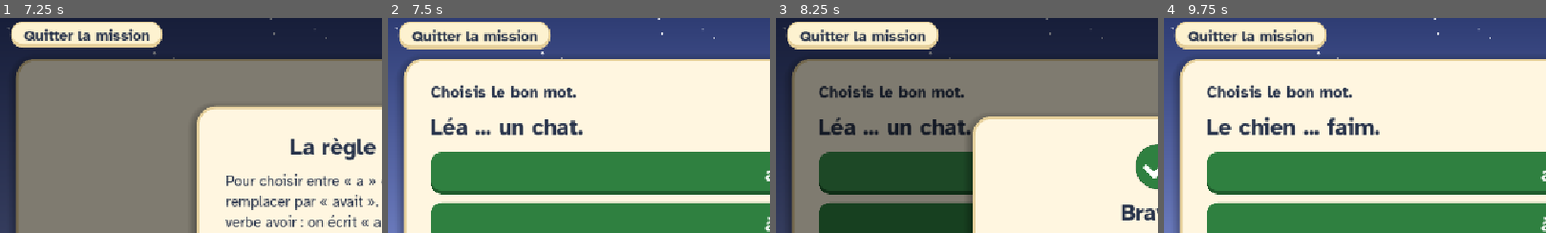
Above: before the commit, frames 1-4 (left to right).
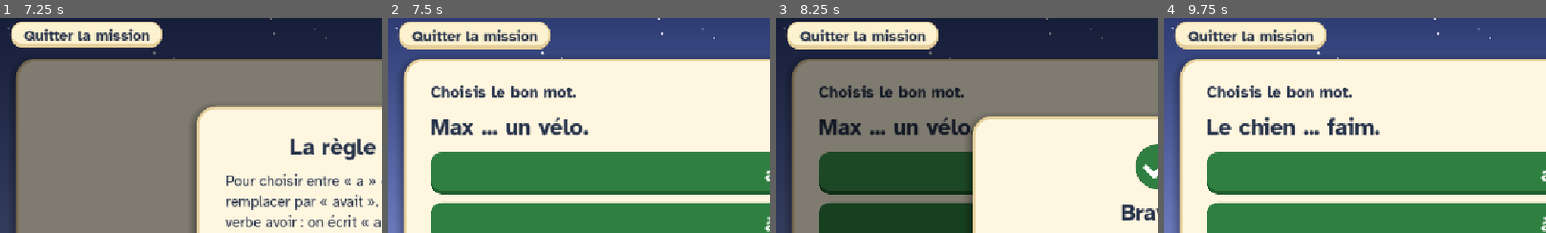
Above: after the commit, the same moments.

Repository: deunix-educ/aventuriers-des-mots
Game: Godot game, scene res://scenes/boot/boot.tscn
Same seed, same stepped clock (60 frames per second), same inputs: the game is played once before the commit and once after it.
Inputs (mouse positions are % of the whole screen's width and height, from its top left):
- Up to frame 1 (7.25 s): click "Nouveau profil" at 0.5 s; click (50, 39) at 1.27 s; type "Alex" at 1.35 s; click "CE1" at 2 s; click "CE2" at 2.75 s; click "Commencer l'aventure" at 3.5 s; click (11, 21) at 4.25 s; click "Retour à la carte" at 5 s; click (11, 21) at 5.75 s; click "Commencer la mission" at 6.5 s
- Up to frame 2 (7.5 s): click "C'est parti !" at 7.25 s
- Up to frame 3 (8.25 s): click "a" at 8 s
- Up to frame 4 (9.75 s): click "à" at 8.75 s; click "Continuer" at 9.5 s
The pictures show only the part of the screen within x 0-50%, y 0-50%; the shares and areas given below are measured in that part.

Frame 1 is identical in both runs. In frame 2, 1.5% of the frame differs, in the area x 12-53%, y 45-55%; in frame 3, 1.3%; in frame 4, nothing differs.

Commit message:
Fix export on fresh clone (make import), add elision and duplicate-sentence guards, replace 14 duplicate sentences (0.5.3)
Co-Authored-By: Claude Sonnet 5.5 <noreply@anthropic.com>

Diff:
--- a/data/exercises/ce1/ce1_accord_determinant_correction_04.json
+++ b/data/exercises/ce1/ce1_accord_determinant_correction_04.json
@@ -14,13 +14,28 @@
       "expected": "Les",
       "rule_id": "regle_accord_determinant"
     },
-    { "text": "petites", "correct": true },
-    { "text": "fleurs", "correct": true },
-    { "text": "sont", "correct": true },
-    { "text": "jolies.", "correct": true }
+    {
+      "text": "grandes",
+      "correct": true
+    },
+    {
+      "text": "maisons",
+      "correct": true
+    },
+    {
+      "text": "sont",
+      "correct": true
+    },
+    {
+      "text": "anciennes.",
+      "correct": true
+    }
   ],
   "hint": "Cherche le nom auquel le déterminant se rapporte, même si un autre mot s'intercale.",
-  "explanation": "Le déterminant se rapporte à « fleurs », qui est féminin pluriel, même si l'adjectif « petites » s'intercale : il faut écrire « Les ».",
-  "review_tags": ["pluriel", "accord_determinant"],
+  "explanation": "Le déterminant se rapporte à « maisons », qui est féminin pluriel, même si l'adjectif « grandes » s'intercale : il faut écrire « Les ».",
+  "review_tags": [
+    "pluriel",
+    "accord_determinant"
+  ],
   "review_status": "draft"
 }
--- a/data/exercises/ce1/ce1_accord_determinant_qcm_01.json
+++ b/data/exercises/ce1/ce1_accord_determinant_qcm_01.json
@@ -7,11 +7,17 @@
   "difficulty": 1,
   "type": "multiple_choice",
   "instruction": "Choisis le bon déterminant.",
-  "question": "... chat dort.",
-  "answers": ["Le", "La"],
+  "question": "... lapin dort.",
+  "answers": [
+    "Le",
+    "La"
+  ],
   "correct_answer": 0,
-  "hint": "Le nom « chat » est masculin.",
-  "explanation": "« Chat » est un nom masculin : il faut le déterminant masculin « Le ».",
-  "review_tags": ["genre", "accord_determinant"],
+  "hint": "Le nom « lapin » est masculin.",
+  "explanation": "« Lapin » est un nom masculin : il faut le déterminant masculin « Le ».",
+  "review_tags": [
+    "genre",
+    "accord_determinant"
+  ],
   "review_status": "draft"
 }
--- a/data/exercises/ce1/ce1_accord_determinant_qcm_03.json
+++ b/data/exercises/ce1/ce1_accord_determinant_qcm_03.json
@@ -7,11 +7,17 @@
   "difficulty": 1,
   "type": "multiple_choice",
   "instruction": "Choisis le bon déterminant.",
-  "question": "... chats dorment.",
-  "answers": ["Le", "Les"],
+  "question": "... oiseaux chantent.",
+  "answers": [
+    "Le",
+    "Les"
+  ],
   "correct_answer": 1,
-  "hint": "Le nom « chats » est au pluriel.",
-  "explanation": "« Chats » est au pluriel : il faut le déterminant pluriel « Les ».",
-  "review_tags": ["pluriel", "accord_determinant"],
+  "hint": "Le nom « oiseaux » est au pluriel.",
+  "explanation": "« Oiseaux » est au pluriel : il faut le déterminant pluriel « Les ».",
+  "review_tags": [
+    "pluriel",
+    "accord_determinant"
+  ],
   "review_status": "draft"
 }
--- a/data/exercises/ce1/ce1_pluriel_nom_qcm_01.json
+++ b/data/exercises/ce1/ce1_pluriel_nom_qcm_01.json
@@ -7,11 +7,17 @@
   "difficulty": 1,
   "type": "multiple_choice",
   "instruction": "Choisis le bon mot.",
-  "question": "Les ... jouent dans le jardin.",
-  "answers": ["chat", "chats"],
+  "question": "Les ... courent dans la cour.",
+  "answers": [
+    "enfant",
+    "enfants"
+  ],
   "correct_answer": 1,
-  "hint": "Le déterminant « les » indique plusieurs chats.",
-  "explanation": "Pour former le pluriel d'un nom, on ajoute un -s à la fin : « chats ».",
-  "review_tags": ["pluriel", "pluriel_nom"],
+  "hint": "Le déterminant « les » indique plusieurs enfants.",
+  "explanation": "Pour former le pluriel d'un nom, on ajoute un -s à la fin : « enfants ».",
+  "review_tags": [
+    "pluriel",
+    "pluriel_nom"
+  ],
   "review_status": "draft"
 }
--- a/data/exercises/ce1/ce1_pluriel_nom_qcm_05.json
+++ b/data/exercises/ce1/ce1_pluriel_nom_qcm_05.json
@@ -7,11 +7,16 @@
   "difficulty": 2,
   "type": "multiple_choice",
   "instruction": "Choisis le bon mot.",
-  "question": "Le ... est sur la table.",
-  "answers": ["cahier", "cahiers"],
+  "question": "Le ... est dans le sac.",
+  "answers": [
+    "livre",
+    "livres"
+  ],
   "correct_answer": 0,
-  "hint": "Le déterminant « le » indique un seul cahier.",
-  "explanation": "« Le » indique un seul objet : le nom reste au singulier, sans -s : « cahier ».",
-  "review_tags": ["pluriel_nom"],
+  "hint": "Le déterminant « le » indique un seul livre.",
+  "explanation": "« Le » indique un seul objet : le nom reste au singulier, sans -s : « livre ».",
+  "review_tags": [
+    "pluriel_nom"
+  ],
   "review_status": "draft"
 }
--- a/data/exercises/ce1/ce1_pluriel_nom_qcm_08.json
+++ b/data/exercises/ce1/ce1_pluriel_nom_qcm_08.json
@@ -7,11 +7,17 @@
   "difficulty": 3,
   "type": "multiple_choice",
   "instruction": "Choisis le bon mot.",
-  "question": "Les jolies ... sentent bon.",
-  "answers": ["fleur", "fleurs"],
+  "question": "Les belles ... brillent dans le ciel.",
+  "answers": [
+    "étoile",
+    "étoiles"
+  ],
   "correct_answer": 1,
   "hint": "Cherche le déterminant, même si un autre mot s'intercale avant le nom.",
-  "explanation": "« Les » indique le pluriel, même si l'adjectif « jolies » s'intercale avant le nom : il faut écrire « fleurs ».",
-  "review_tags": ["pluriel", "pluriel_nom"],
+  "explanation": "« Les » indique le pluriel, même si l'adjectif « belles » s'intercale avant le nom : il faut écrire « étoiles ».",
+  "review_tags": [
+    "pluriel",
+    "pluriel_nom"
+  ],
   "review_status": "draft"
 }
--- a/data/exercises/ce2/ce2_a_a_correction_02.json
+++ b/data/exercises/ce2/ce2_a_a_correction_02.json
@@ -9,11 +9,11 @@
   "instruction": "Touche le mot qui contient une erreur, puis corrige-le.",
   "tokens": [
     {
-      "text": "Nous",
+      "text": "Ils",
       "correct": true
     },
     {
-      "text": "allons",
+      "text": "vont",
       "correct": true
     },
     {
@@ -23,11 +23,7 @@
       "rule_id": "regle_homophone_a_a"
     },
     {
-      "text": "la",
-      "correct": true
-    },
-    {
-      "text": "piscine.",
+      "text": "l'école.",
       "correct": true
     }
   ],
--- a/data/exercises/ce2/ce2_a_a_qcm_01.json
+++ b/data/exercises/ce2/ce2_a_a_qcm_01.json
@@ -7,7 +7,7 @@
   "difficulty": 1,
   "type": "multiple_choice",
   "instruction": "Choisis le bon mot.",
-  "question": "Léa ... un chat.",
+  "question": "Max ... un vélo.",
   "answers": [
     "a",
     "à"
--- a/data/exercises/ce2/ce2_et_est_correction_02.json
+++ b/data/exercises/ce2/ce2_et_est_correction_02.json
@@ -9,7 +9,7 @@
   "instruction": "Touche le mot qui contient une erreur, puis corrige-le.",
   "tokens": [
     {
-      "text": "Paul",
+      "text": "Sarah",
       "correct": true
     },
     {
@@ -19,11 +19,11 @@
       "rule_id": "regle_homophone_et_est"
     },
     {
-      "text": "Marie",
+      "text": "Tom",
       "correct": true
     },
     {
-      "text": "jouent",
+      "text": "dessinent",
       "correct": true
     },
     {
--- a/data/exercises/ce2/ce2_et_est_qcm_01.json
+++ b/data/exercises/ce2/ce2_et_est_qcm_01.json
@@ -7,7 +7,7 @@
   "difficulty": 1,
   "type": "multiple_choice",
   "instruction": "Choisis le bon mot.",
-  "question": "Le chat ... noir.",
+  "question": "Le ciel ... bleu.",
   "answers": [
     "et",
     "est"
--- a/data/exercises/ce2/ce2_on_ont_qcm_01.json
+++ b/data/exercises/ce2/ce2_on_ont_qcm_01.json
@@ -7,7 +7,7 @@
   "difficulty": 1,
   "type": "multiple_choice",
   "instruction": "Choisis le bon mot.",
-  "question": "... joue dehors.",
+  "question": "... chante une chanson.",
   "answers": [
     "On",
     "Ont"
--- a/data/exercises/ce2/ce2_on_ont_qcm_02.json
+++ b/data/exercises/ce2/ce2_on_ont_qcm_02.json
@@ -7,7 +7,7 @@
   "difficulty": 1,
   "type": "multiple_choice",
   "instruction": "Choisis le bon mot.",
-  "question": "Les enfants ... faim.",
+  "question": "Les oiseaux ... froid.",
   "answers": [
     "on",
     "ont"
--- a/data/exercises/ce2/ce2_son_sont_qcm_01.json
+++ b/data/exercises/ce2/ce2_son_sont_qcm_01.json
@@ -7,7 +7,7 @@
   "difficulty": 1,
   "type": "multiple_choice",
   "instruction": "Choisis le bon mot.",
-  "question": "Les chats ... gentils.",
+  "question": "Les élèves ... contents.",
   "answers": [
     "son",
     "sont"
--- a/data/exercises/ce2/ce2_son_sont_qcm_04.json
+++ b/data/exercises/ce2/ce2_son_sont_qcm_04.json
@@ -7,7 +7,7 @@
   "difficulty": 1,
   "type": "multiple_choice",
   "instruction": "Choisis le bon mot.",
-  "question": "Paul range ... cartable.",
+  "question": "Julie ouvre ... cahier.",
   "answers": [
     "son",
     "sont"
--- a/project.godot
+++ b/project.godot
@@ -11,7 +11,7 @@
 [application]
 
 config/name="Les Aventuriers des mots"
-config/version="0.5.2"
+config/version="0.5.3"
 run/main_scene="res://scenes/boot/boot.tscn"
 config/features=PackedStringArray("4.6", "Forward Plus")
 config/icon="res://icon.svg"
--- /dev/null
+++ b/tests/data/test_elision.gd
@@ -0,0 +1,110 @@
+extends GutTest
+## Garde-fou orthographique sur tous les textes du jeu : « le arbre » doit
+## s'ecrire « l'arbre ». Parcourt tous les JSON de data/ (chaines et listes de
+## mots consecutifs) a la recherche d'une elision manquante. Les mots a « h »
+## aspire et quelques exceptions legitimes sont listes ci-dessous.
+
+const DATA_DIR := "res://data"
+## Mots a « h » aspire ou vocalique sans elision : « le hibou », « le onze ».
+const NO_ELISION_WORDS: Array[String] = [
+    "hibou",
+    "haie",
+    "haies",
+    "héros",
+    "hérisson",
+    "hamac",
+    "hanche",
+    "hangar",
+    "haricot",
+    "haricots",
+    "hasard",
+    "hache",
+    "hauteur",
+    "haut",
+    "haute",
+    "hautes",
+    "hauts",
+    "hall",
+    "hameau",
+    "harpe",
+    "hâte",
+    "hérissons",
+    "hurlement",
+    "huit",
+    "onze",
+    "oui",
+    "ouistiti",
+    "yaourt",
+    "yeux",
+    "ukulélé",
+]
+
+## (*UCP) : \\w couvre les lettres accentuees. Motif : mot d'elision, espaces,
+## puis mot a voyelle ou « h » initial ; l'assertion arriere ecarte « écris-la en ».
+const PATTERN := (
+    "(*UCP)(?<![-\\w'’])(?i)(le|la|de|que|ne|se|me|te|je|ce)\\s+"
+    + "([aeiouâàäéèêëîïôöûùüœh][\\wàâäéèêëîïôöûùüçœ]*)"
+)
+
+var _regex := RegEx.new()
+var _problems: Array[String] = []
+
+
+func before_all() -> void:
+    _regex.compile(PATTERN)
+
+
+func test_no_missing_elision_in_game_texts() -> void:
+    _scan_dir(DATA_DIR)
+    assert_eq(_problems.size(), 0, "Elisions manquantes : %s" % "\n".join(_problems))
+
+
+func test_detector_catches_a_missing_elision() -> void:
+    _problems.clear()
+    _check_text("le arbre est grand", "exemple")
+    assert_eq(_problems.size(), 1)
+    _problems.clear()
+    _check_text("Le hibou dort. Écris-la en entier. Le onze.", "exemple")
+    assert_eq(_problems.size(), 0)
+
+
+func _scan_dir(path: String) -> void:
+    var dir := DirAccess.open(path)
+    if dir == null:
+        return
+    for sub in dir.get_directories():
+        if sub != "schemas":
+            _scan_dir(path.path_join(sub))
+    for file_name in dir.get_files():
+        if file_name.ends_with(".json"):
+            _scan_file(path.path_join(file_name))
+
+
+func _scan_file(path: String) -> void:
+    var file := FileAccess.open(path, FileAccess.READ)
+    var parsed: Variant = JSON.parse_string(file.get_as_text())
+    _scan_value(parsed, path)
+
+
+func _scan_value(value: Variant, where: String) -> void:
+    if typeof(value) == TYPE_STRING:
+        _check_text(value, where)
+    elif typeof(value) == TYPE_DICTIONARY:
+        for key: Variant in value:
+            _scan_value(value[key], where)
+    elif typeof(value) == TYPE_ARRAY:
+        var items: Array = value
+        # Mots consecutifs d'une phrase decoupee en jetons.
+        for i in range(items.size() - 1):
+            if typeof(items[i]) == TYPE_STRING and typeof(items[i + 1]) == TYPE_STRING:
+                _check_text("%s %s" % [items[i], items[i + 1]], where)
+        for item: Variant in items:
+            _scan_value(item, where)
+
+
+func _check_text(text: String, where: String) -> void:
+    for match in _regex.search_all(text):
+        var next_word := match.get_string(2).to_lower()
+        if NO_ELISION_WORDS.has(next_word):
+            continue
+        _problems.append("%s : « %s »" % [where, match.get_string(0)])
--- /dev/null
+++ b/tests/data/test_no_duplicate_sentences.gd
@@ -0,0 +1,77 @@
+extends GutTest
+## Aucune phrase ne doit apparaitre deux fois dans le jeu (exercices et
+## dictees confondus) : un meme enonce revu dans deux missions est une
+## redite, pas un nouvel exercice. La phrase est reconstituee en version
+## correcte (blanc rempli, mot fautif corrige) puis comparee sans casse ni
+## ponctuation.
+
+const EXERCISES_DIR := "res://data/exercises"
+const DICTATIONS_DIR := "res://data/dictations"
+
+
+func test_no_sentence_is_used_twice() -> void:
+    var seen: Dictionary = {}
+    var duplicates: Array[String] = []
+    for entry in _collect_sentences():
+        var key := _normalize(entry["sentence"])
+        if seen.has(key):
+            duplicates.append("« %s » : %s et %s" % [entry["sentence"], seen[key], entry["id"]])
+        else:
+            seen[key] = entry["id"]
+    assert_eq(duplicates.size(), 0, "Phrases en double :\n%s" % "\n".join(duplicates))
+    assert_gt(seen.size(), 100, "le test doit avoir vu les phrases du jeu")
+
+
+func _collect_sentences() -> Array[Dictionary]:
+    var sentences: Array[Dictionary] = []
+    for path in _json_files(EXERCISES_DIR):
+        var data := _read(path)
+        var sentence := ""
+        if data.get("type", "") == "multiple_choice":
+            var answers: Array = data["answers"]
+            sentence = str(data["question"]).replace(
+                "...", str(answers[int(data["correct_answer"])])
+            )
+        elif data.get("type", "") == "sentence_correction":
+            var words: Array[String] = []
+            for token: Dictionary in data["tokens"]:
+                words.append(token["text"] if token["correct"] else token["expected"])
+            sentence = " ".join(words)
+        if not sentence.is_empty():
+            sentences.append({"id": data["id"], "sentence": sentence})
+    for path in _json_files(DICTATIONS_DIR):
+        var data := _read(path)
+        sentences.append({"id": data["id"], "sentence": data["target_text"]})
+    return sentences
+
+
+func _normalize(sentence: String) -> String:
+    var cleaned := ""
+    for character in sentence.to_lower():
+        if character.is_valid_int() or character == "'" or character == " ":
+            cleaned += character
+        elif character.to_upper() != character or "éèêàâîïôûùçœ".contains(character):
+            cleaned += character
+        else:
+            cleaned += " "
+    var parts := cleaned.split(" ", false)
+    return " ".join(parts)
+
+
+func _json_files(path: String) -> Array[String]:
+    var found: Array[String] = []
+    var dir := DirAccess.open(path)
+    if dir == null:
+        return found
+    for sub in dir.get_directories():
+        found.append_array(_json_files(path.path_join(sub)))
+    for file_name in dir.get_files():
+        if file_name.ends_with(".json"):
+            found.append(path.path_join(file_name))
+    return found
+
+
+func _read(path: String) -> Dictionary:
+    var file := FileAccess.open(path, FileAccess.READ)
+    var parsed: Variant = JSON.parse_string(file.get_as_text())
+    return parsed if typeof(parsed) == TYPE_DICTIONARY else {}
Not shown, added: tests/data/test_elision.gd.uid
Not shown, added: tests/data/test_no_duplicate_sentences.gd.uid
Not shown, changed: CLAUDE.md
Not shown, changed: Makefile
Not shown, changed: docs/review/content-review.md
Not shown, changed: docs/specs/decisions.md
